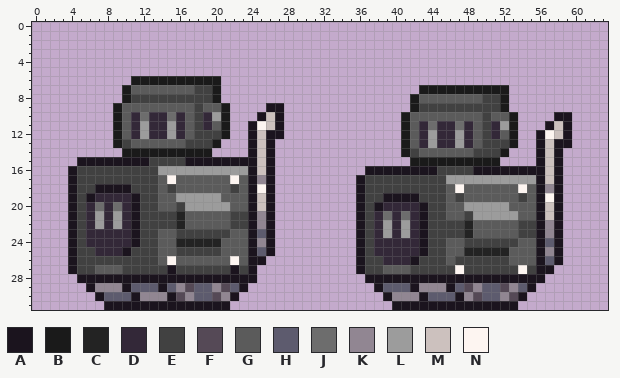
Edited in one commit: pixel-art sprite (Assets/Sprites/Viruses/Tank.png). The first picture shows the starting point.
The file is 64x32 pixels. Colours within 5 levels of each other are drawn and written as one.
Palette (. is transparent): A #1b141e  B #1a1a1a  C #232323  D #332838  E #414141  F #554956  G #5b5b5b  H #5d5b6e  J #6d6d6d  K #918692  L #9c9c9c  M #ccc1be  N #fdf5f1
Pixels before, first column x 4:
 6 .......BBBBBBBBBB.......................................
 7 ......BGGGGGGGEEB......................BBBBBBBBBB.......
 8 ......BEEEEEEEEEB.....................BGGGGGGGEEB.......
 9 .....BGGGGGGGGEGGB....AA..............BEEEEEEEEEB.......
10 .....BGDJDDJDGEDLB...AMA.............BGGGGGGGGEGGB....AA
11 .....BGDLDDLDGEDGB..ANMA.............BGDJDDJDGEDLB...AMA
12 .....BGDLDDLDGEEEB..AMAA.............BGDLDDLDGEDGB..ANMA
13 .....BEGGGGGGEEEB...AMA..............BGDLDDLDGEEEB..AMAA
14 ......BBBBBBBBBB....AMA..............BEGGGGGGEEEB...AMA.
15 .AAAAAAAAEEEEAAAAAAAAMA...............BBBBBBBBBB....AMA.
16 AEEEEEEEEELLLLLLLLLLAMA..........AAAAAAAAEEEEAAAAAAAAMA.
17 AEEEEEEEEEGNGGGGGGNGAKA.........AEEEEEEEEELLLLLLLLLLAMA.
18 AEEAAAAEEEGEGGGGGGEGANA.........AEEEEEEEEEGNGGGGGGNGAKA.
19 AEADDDDAEEGGLLLLLGGGAMA.........AEEAAAAEEEGEGGGGGGEGANA.
20 AEDJDJDAEEGGELLLLLGGAMA.........AEADDDDAEEGGLLLLLGGGAMA.
21 AEDLDLDAEEEECGGGGGEEAKA.........AEDJDJDAEEGGELLLLLGGAMA.
22 AEDLDLDAEEEECGGGGGEEAKA.........AEDLDLDAEEEECGGGGGEEAKA.
23 AEDDDDDAEEGGEEEEEEGGAHA.........AEDLDLDAEEEECGGGGGEEAKA.
24 AEDDDDDAEEGGCCCCCGGGAKA.........AEDDDDDAEEGGEEEEEEGGAHA.
25 AEEDDDAEEEGGEEEEEGGGAHA.........AEDDDDDAEEGGCCCCCGGGAKA.
26 AEEEEEEEEEGNGGGGGGNGAA..........AEEDDDAEEEGEEEEEEGGGAHA.
27 AEEGGGEEEEEAEEEEEEAEA...........AEEGGGEEEEENEEEEEENEAA..
28 .AAAAAAAAAAAAAAAAAAAA............AAAAAAAAAAAAAAAAAAAA...
29 ..AKKKAHHHAHKFHHKFHA..............AHHHAKKKAHFKHHFKHA....
30 ...AHHHAKKKAFKHHFKA................AKKKAHHHAKFHHKFA.....
31 ....AAAAAAAAAAAAAA..................AAAAAAAAAAAAAA......
After the commit:
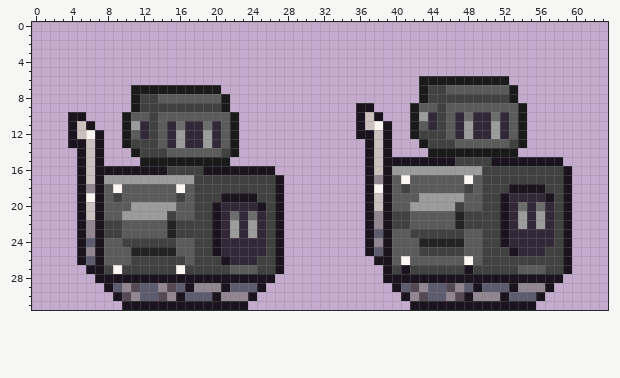
From the commit log: Tank sprite flip adjusted
What changed:
Changed rows in their new state; - is an unchanged pixel.
first column x 4:
 6 -------..........----------------------BBBBBBBBBB-------
 7 ------.BBBBBBBBB------------------------EEGGGGGGGB------
 8 ------.B--GGGGGGGB--------------------.BEEEEEE--EB------
 9 -----..BEEEEEE-EE-----..--------AA-----GG-GGGGGGGGB-----
10 AA---.BGGEGGG-GGGGB--...--------AMA--.BLDE-DJDDJDGB---..
11 AMA--.BLDEGDJDDJDGB-....--------AMNA-.BGDEGDLDDLDGB--...
12 AMNA-.BGDEGDLDDLDGB-....--------AAMA-.BEEEGDLDDLDGB-....
13 AAMA-.BEEE-DLDDLDGB-...----------AMA-..BEEEGG-GGGEB-....
14 -AMA--.-EEEGGGGGGEB-...----------AMA-...BBBBBBBB-B--...-
15 --M-....BBBBBBBBBB.....----------AMAAAAAAAAEEEEAAAAA-A--
16 .AMAAAAAAAAEEEEAAAAA-A------------M-LLLLLLLLLLEEEEEEEEEA
17 .AMALLLLLLLLLLEEEEEEEEEA--------.AKAGNGGGGGGNGEEEEEEEEEA
18 .AK-GNGGGG-GN-EEEE-EEEEA--------.ANAG-GGGG-GE-EEEAAA-EEA
19 .ANAGEGGGG--EGEEEAAA-EEA--------.AM-GGGLLLLL--EEADDDDAEA
20 .AMAGGGLLLLLGGEEADDDDAEA--------.AMAGGLLLLLEGGEEADJDJDEA
21 .AMAGGLLLLL-G-EEADJDJDEA--------.AKAEEGGGG-C-EEEADLDLDEA
22 .AKAEEGGGGGCEEEEADLDLDEA--------.AKAEEGGGGGCEEEEADLDLDEA
23 .AKAEEGGGG-C----ADLDLDEA--------.AHAGGEE----G-EEADDDDDEA
24 .AHAGGEE--EEGGEEADDDDDEA--------.AKAGGGCCCCCGG--ADDDDDEA
25 .AKAGGGCCCCCGG--ADDDDDEA--------.AHAGGGE--EEGGEEEADDDEEA
26 .AHAGGG---EEE-EEEADDDEEA--------..AAGNGGGG-GNG---EEEEEEA
27 ..AAEN-----EN-----GGGEEA--------...AEA-----EA-----GGGEEA
28 -..------------------AA----------..------------------AA-
29 --..AHKF--KFHAKK-A-HHA------------..A-F-HHFKHA--HAKKKA--
30 ---..AFKHHFKAH--A-KKA--------------..A-F--KFAKKKAHHHA---
31 ----..------------AA----------------..------------AA----
Changed places in both pictures, as pixel boxes (x1, y1, x2, y2):
changed: (68, 76, 284, 310)
changed: (356, 76, 572, 310)
